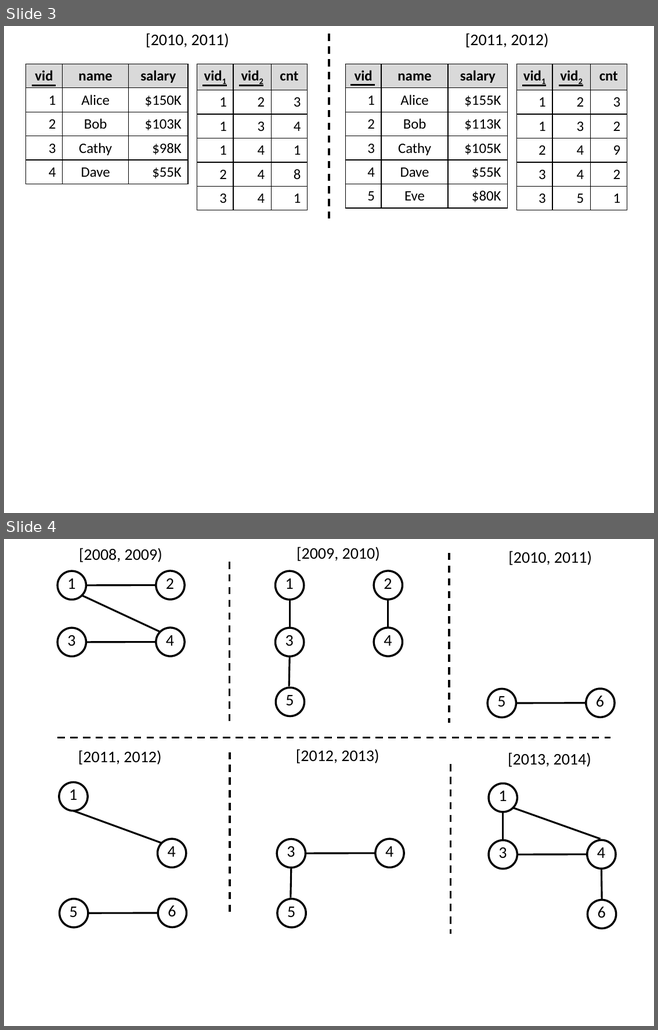
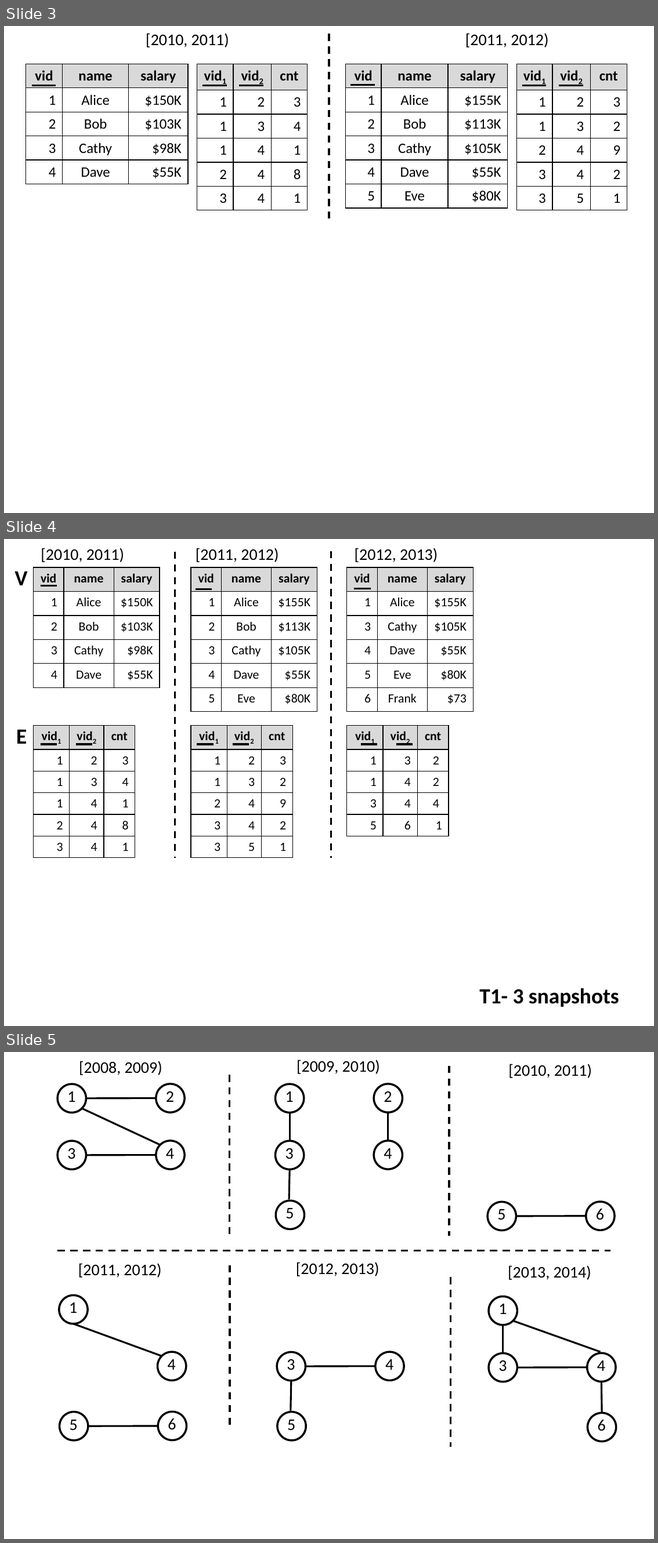
Before and after one commit to PortalDB/portal, a slide deck: paper/sigmod2016/figs/figures.pptx. Shown one above the other, each under a label of ours: slides 3 and 4 before the commit, slides 3, 4 and 5 after it. The pictures are 658x1030 and 658x1543 pixels, drawn with LibreOffice and Linux fonts; fonts in the diff are those of the drawing. Boxes give left, top, right and bottom in pixels: in the first picture for what was removed or moved away, otherwise in the second. Text is boxed around its words. In the diff, an @@ line names an element or a change of style, - is before the commit and + after.

```diff
--- a/paper/sigmod2016/figs/figures.pptx
+++ b/paper/sigmod2016/figs/figures.pptx
@@ slide 4 added at (4,539,654,1026), background #FFFFFF @@
@@ text added at (41,548,124,562), 18 pt, text #000000 @@
+[2010, 2011)
@@ line added from (175, 551) to (175, 858), #000000 2 pt dashed @@
@@ text added at (195,548,278,562), 18 pt, text #000000 @@
+[2011, 2012)
@@ line added from (331, 551) to (331, 858), #000000 2 pt dashed @@
@@ text added at (354,548,437,562), 18 pt, text #000000 @@
+[2012, 2013)
@@ text added at (15,571,28,585), 24 pt, text #000000, bold @@
+V
@@ table added at (33,567,159,687), 5 rows, 3 columns @@
+vid | name | salary
+1 | Alice | $150K
+2 | Bob | $103K
+3 | Cathy | $98K
+4 | Dave | $55K
@@ table added at (190,567,317,712), 6 rows, 3 columns @@
+vid | name | salary
+1 | Alice | $155K
+2 | Bob | $113K
+3 | Cathy | $105K
+4 | Dave | $55K
+5 | Eve | $80K
@@ table added at (346,567,473,712), 6 rows, 3 columns @@
+vid | name | salary
+1 | Alice | $155K
+3 | Cathy | $105K
+4 | Dave | $55K
+5 | Eve | $80K
+6 | Frank | $73
@@ line added from (41, 586) to (57, 586), #000000 2 pt @@
@@ line added from (195, 589) to (212, 589), #000000 2 pt @@
@@ line added from (354, 588) to (371, 588), #000000 2 pt @@
@@ text added at (16,729,27,744), 24 pt, text #000000, bold @@
+E
@@ table added at (33,725,135,858), 6 rows, 3 columns @@
+vid1 | vid2 | cnt
+1 | 2 | 3
+1 | 3 | 4
+1 | 4 | 1
+2 | 4 | 8
+3 | 4 | 1
@@ table added at (190,725,292,858), 6 rows, 3 columns @@
+vid1 | vid2 | cnt
+1 | 2 | 3
+1 | 3 | 2
+2 | 4 | 9
+3 | 4 | 2
+3 | 5 | 1
@@ table added at (346,725,448,836), 5 rows, 3 columns @@
+vid1 | vid2 | cnt
+1 | 3 | 2
+1 | 4 | 2
+3 | 4 | 4
+5 | 6 | 1
@@ line added from (41, 744) to (57, 744), #000000 2 pt @@
@@ line added from (76, 744) to (92, 744), #000000 2 pt @@
@@ line added from (197, 744) to (213, 744), #000000 2 pt @@
@@ line added from (232, 744) to (249, 744), #000000 2 pt @@
@@ line added from (361, 744) to (377, 744), #000000 2 pt @@
@@ line added from (396, 744) to (412, 744), #000000 2 pt @@
@@ text added at (479,988,619,1007), 24 pt, text #000000, bold @@
+T1- 3 snapshots
@@ what was slide 4 is now slide 5 @@
```
Also in this commit, not shown: 1 other file.
